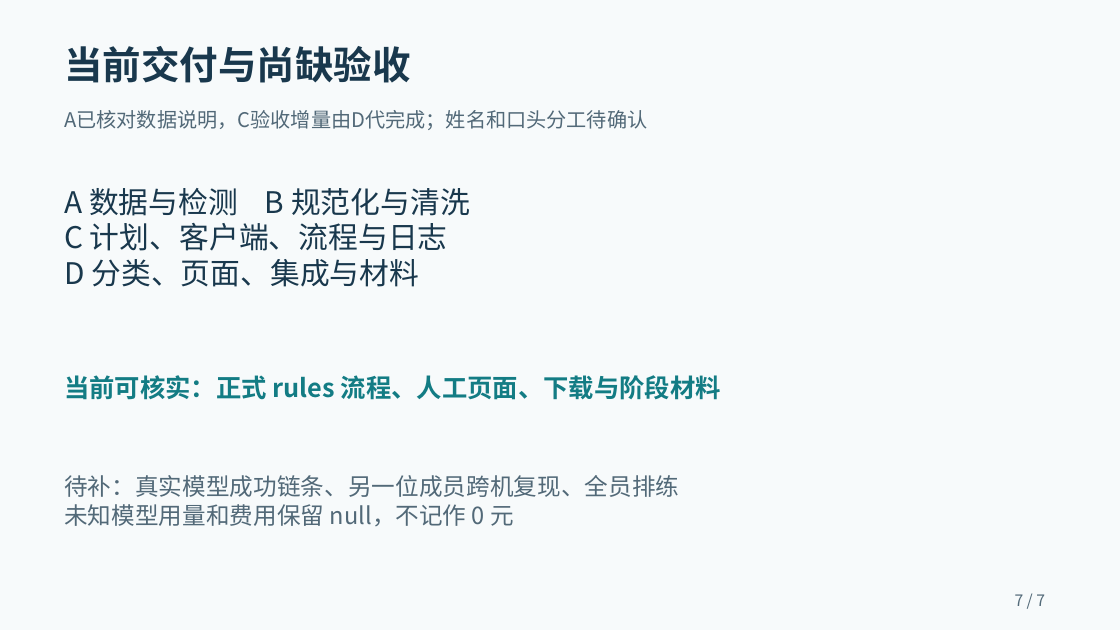
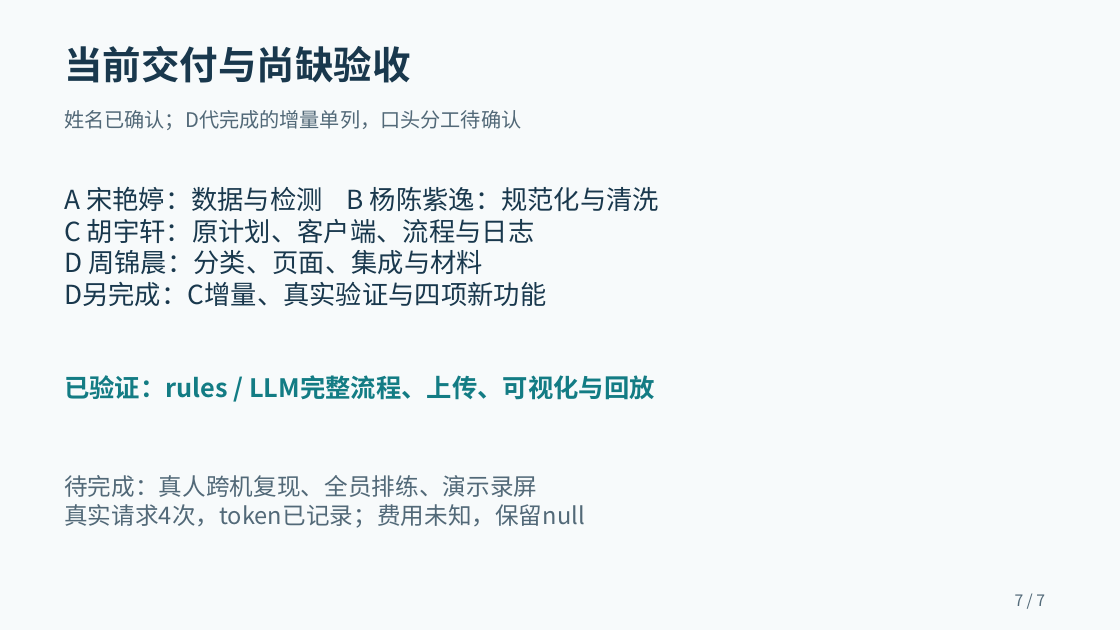
Before and after one commit to 2026-XJTU-UG-DM-Assignment-10/data_agent_course, a slide deck: slide 7 of docs/presentation.pptx. Drawn at 1120x630 pixels with LibreOffice and Linux fonts; fonts in the diff are those of the drawing. Boxes give left, top, right and bottom in pixels: in the first picture for what was removed or moved away, otherwise in the second. Text is boxed around its words. In the diff, an @@ line names an element or a change of style, - is before the commit and + after.

```diff
--- a/docs/presentation.pptx
+++ b/docs/presentation.pptx
@@ text at bbox=[64, 110, 521, 130]: text changed @@
-A已核对数据说明，C验收增量由D代完成；姓名和口头分工待确认
+姓名已确认；D代完成的增量单列，口头分工待确认
@@ text at bbox=[64, 187, 659, 306]: text changed; size 25.5 to 22.5 pt @@
-A 数据与检测 B 规范化与清洗
-C 计划、客户端、流程与日志
-D 分类、页面、集成与材料
+A 宋艳婷：数据与检测 B 杨陈紫逸：规范化与清洗
+C 胡宇轩：原计划、客户端、流程与日志
+D 周锦晨：分类、页面、集成与材料
+D另完成：C增量、真实验证与四项新功能
@@ text at bbox=[64, 375, 655, 400]: text changed @@
-当前可核实：正式 rules 流程、人工页面、下载与阶段材料
+已验证：rules / LLM完整流程、上传、可视化与回放
@@ text at bbox=[64, 475, 585, 528]: text changed @@
-待补：真实模型成功链条、另一位成员跨机复现、全员排练
-未知模型用量和费用保留 null，不记作 0 元
+待完成：真人跨机复现、全员排练、演示录屏
+真实请求4次，token已记录；费用未知，保留null
```
Also in this commit, not shown: 5 other slides changed, 1 slide added, 1 slide removed, 20 other files.
